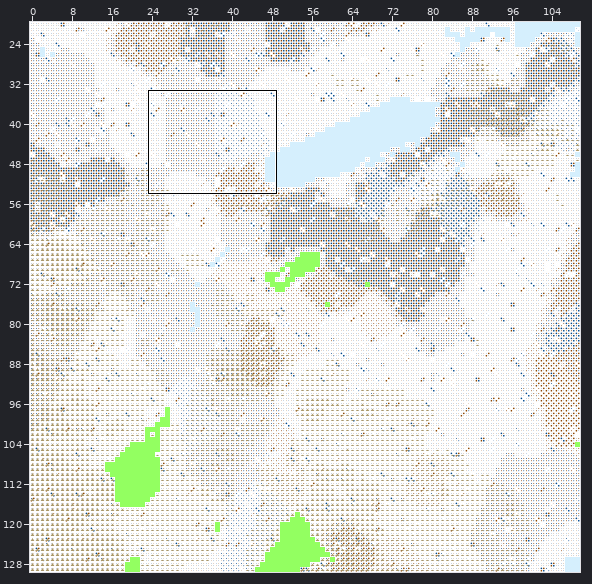
Two versions of a level (Tiled map, Maps/boston.tmx). Above: a wide view before the commit, with the close-up outlined.
Close-up. Before:
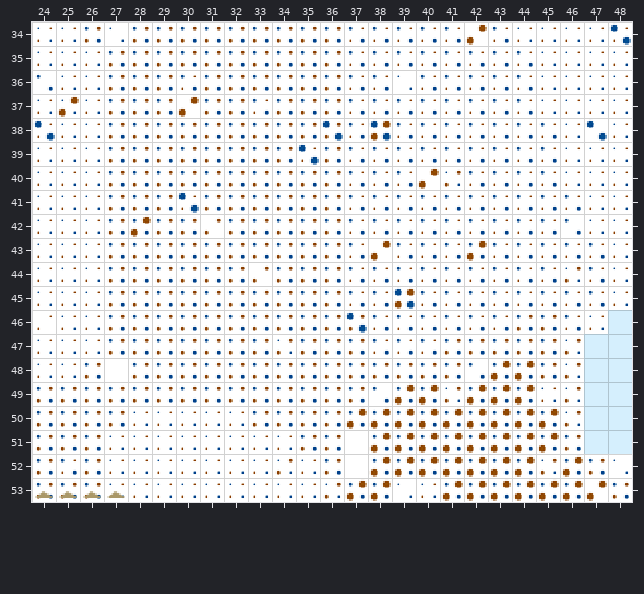
Cells are 16x16 px. Shown: x 24..48, y 34..53. The commit also changed other parts of the map, which this record leaves out.
Once edited:
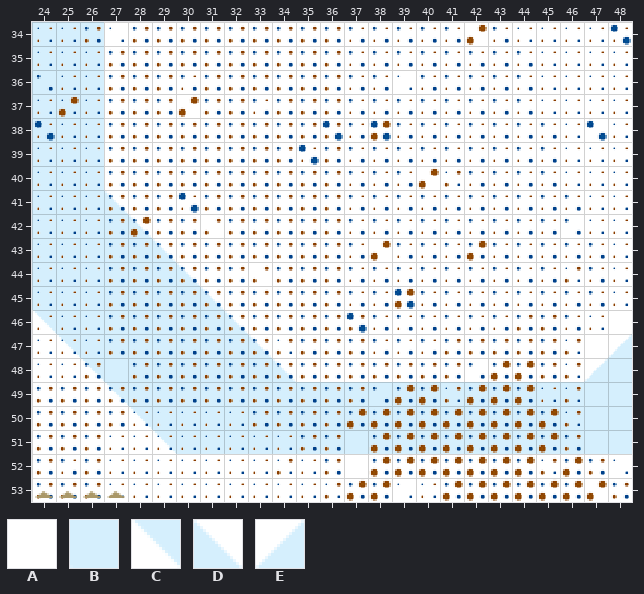
Key: from "Landform": A 0, B 1, C 5, D 8, E 9.
_ is an empty cell.
The edit:
Layer "Land":
y 34..40: x 24..26 AAA -> BBB
y 41: x 24..27 AAAA -> BBBD
y 42: x 24..28 AAAAA -> BBBBD
y 43: x 24..29 AAAAAA -> BBBBBD
y 44: x 24..30 AAAAAAA -> BBBBBBD
y 45: x 24..31 AAAAAAAA -> BBBBBBBD
y 46: x 24..32 AAAAAAAAA -> CBBBBBBBD; x 48 B -> A
y 47: x 25..33 AAAAAAAAA -> CBBBBBBBD; x 47..48 BB -> AE
y 48: x 26..34 AAAAAAAAA -> CBBBBBBBD; x 47 B -> E
y 49: x 27..46 AAAAAAAAAAAAAAAAAAAA -> CBBBBBBBBBBBBBBBBBBB
y 50: x 28..46 AAAAAAAAAAAAAAAAAAA -> CBBBBBBBBBBBBBBBBBB
y 51: x 29..46 AAAAAAAAAAAAAAAAAA -> CBBBBBBBBBBBBBBBBB
Pixel boxes of the changes (left, top, right, bottom) in both close-ups:
changed: (32, 22, 632, 454)
